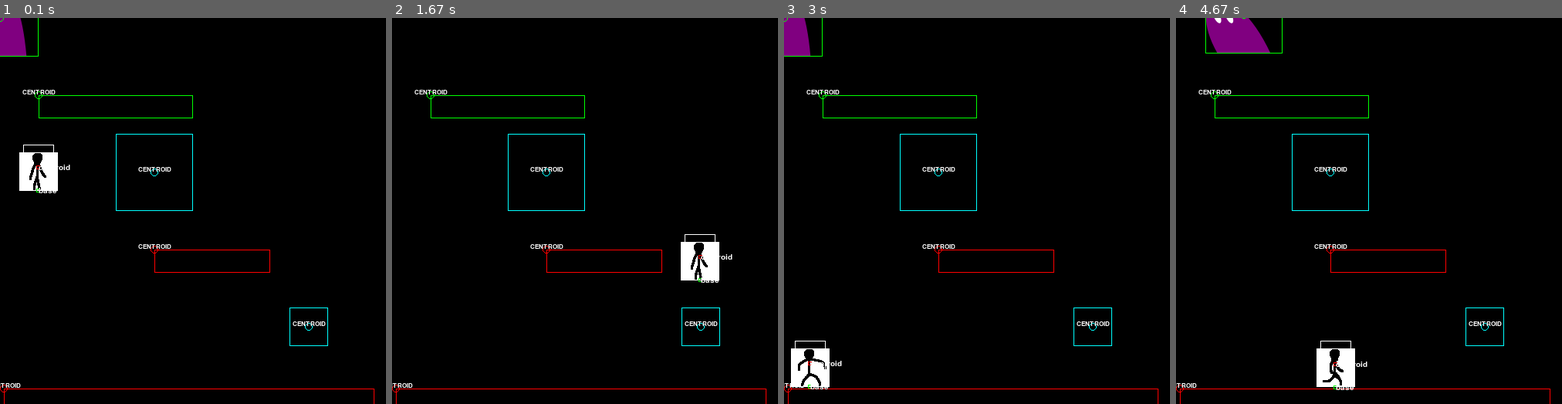
Above: before the commit, frames 1-4 (left to right).
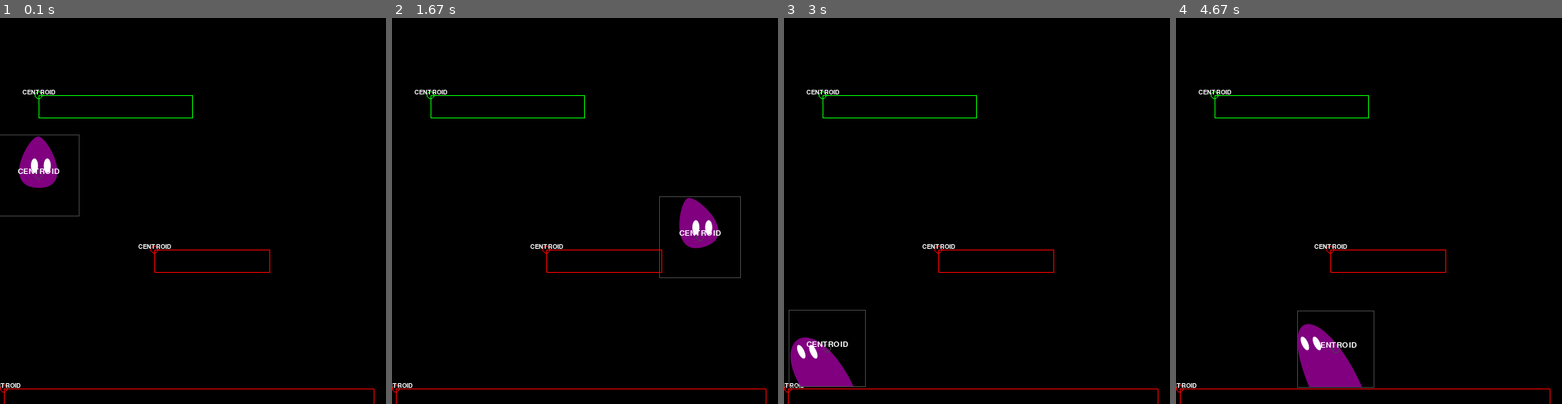
Above: after the commit, the same moments.

Repository: binnev/pygame_sandbox
Game: pygame game, started from platformer/__main__.py
The game is run twice, just before and just after one commit, with the same random seed, the same clock (stepped at 60 frames per second) and the same inputs.
Inputs:
- Up to frame 1 (0.1 s): no input
- Up to frame 2 (1.67 s): hold Right 0.33-0.8 s; hold Up 0.83-1.13 s; hold Right 1.17-1.63 s
- Up to frame 3 (3 s): hold Left 1.67-2.2 s; hold Down 2.23-2.53 s; hold Left 2.57-2.97 s
- Up to frame 4 (4.67 s): hold Up 3-3.37 s; hold Right 3.4-4.03 s; hold Down 4.07-4.43 s; hold Left from 4.47 s (still down)

The runs differ from the first frame. In frame 1, 2.4% of the frame differs, in the area x 0-85%, y 0-85%; in frame 2, 2.4%; in frame 3, 2.8%; in frame 4, 3.8%, in the area x 7-85%, y 0-97%.

Commit message:
Implemented more sprites on Character class with support for up/down air motion, and left/right motion.

Diff:
--- a/platformer/__main__.py
+++ b/platformer/__main__.py
@@ -25,6 +25,9 @@
             self.platforms.add(*objects)
         if type == "character":
             self.characters.add(*objects)
+            # give the character object a reference to this level
+            for character in objects:
+                character.level = self
         if type == "projectile":
             self.projectiles.add(*objects)
 
@@ -36,13 +39,14 @@
                   Platform(5, 480, 480, 30, can_fall_through=False),
                   type="platform")
 # Character object
-level.add_objects(Character(x=50, y=200, width=40, height=60, level=level),
+level.add_objects(Character(50, 200, 40, 60),
                   type="character")
-# Entity objects
-level.add_objects(Entity(400, 400, 50, 50, color=(0, 255, 255)),
-                  Entity(200, 200, 100, 100, color=(0, 255, 255)))
-# Blob object
-level.add_objects(Blob(0, 0, 40, 60, color=(0, 255, 0)), type="character")
+# # Entity objects
+# level.add_objects(Entity(400, 400, 50, 50, color=(0, 255, 255)),
+#                   Entity(200, 200, 100, 100, color=(0, 255, 255)))
+# # Blob object
+# level.add_objects(Blob(0, 0, 40, 60, color=(0, 255, 0)), type="character")
+
 clock = pygame.time.Clock()
 
 run = True
--- a/platformer/objects.py
+++ b/platformer/objects.py
@@ -230,10 +230,6 @@
         else:  # no keys pressed
             self.sprite = self.sprites["stand"].get_frame(i)
 
-    def draw_sprite(self, surface):
-        if self.sprite:
-            surface.blit(self.sprite, self.rect)
-
 
 class Platform(Entity):
 
@@ -254,7 +250,7 @@
         pass
 
 
-class Character(pygame.sprite.Sprite):
+class Character(Entity):
     # class properties (constants)
     width = 40
     height = 60
@@ -271,47 +267,39 @@
     _friction = 0.1
     air_resistance = 0.05
     ticks_per_frame = 5
+    # ======================= sprite animations =======================
+    # yapf:disable
+    sprite_folder = Path("sprites/stick_figure/")
     sprites = {
-        states.STAND:
-            SpriteAnimation(["sprites/stand.png"]),
-        states.SQUAT:
-            SpriteAnimation(["sprites/squat.png"]),
-        states.JUMPSQUAT:
-            SpriteAnimation(["sprites/squat.png"]),
-        states.FALL:
-            SpriteAnimation(["sprites/jump.png"]),
-        states.RUN:
-            SpriteAnimation([
-                "sprites/walk_right_1.png",
-                "sprites/walk_right_2.png",
-            ]),
+        "stand": SpriteAnimation([sprite_folder / "stand.png"]),
+        "squat": SpriteAnimation([sprite_folder / "squat.png"]),
+        "fall": SpriteAnimation([sprite_folder / "fall_neutral.png"]),
+        "fall_right": SpriteAnimation([sprite_folder / "fall_right.png"]),
+        "fall_left": SpriteAnimation([sprite_folder / "fall_right.png"],
+                                     flip_horizontal=True),
+        "jump": SpriteAnimation([sprite_folder / "jump_neutral.png"]),
+        "jump_right": SpriteAnimation([sprite_folder / "jump_right.png"]),
+        "jump_left": SpriteAnimation([sprite_folder / "jump_right.png"],
+                                     flip_horizontal=True),
+        "run_right": SpriteAnimation([sprite_folder / "run_right1.png",
+                                      sprite_folder / "run_right2.png",
+                                      sprite_folder / "run_right3.png",
+                                      sprite_folder / "run_right4.png",]),
+        "run_left": SpriteAnimation([sprite_folder / "run_right1.png",
+                                     sprite_folder / "run_right2.png",
+                                     sprite_folder / "run_right3.png",
+                                     sprite_folder / "run_right4.png",],
+                                    flip_horizontal=True),
     }
-
-    # these are really instance variables...
-    state = None
-    fastfall = None
-    frames_elapsed = None
-    jumpsquat_frames_elapsed = None
-    aerial_jumps_used = 0
-
-    def __init__(
-        self,
-        x,
-        y,
-        height,
-        width,
-        level,
-        groups=[],
-        u=None,
-        v=None,
-    ):
-        self.level = level
-        self.x = x
-        self.y = y
-        self.u = u if u else 0
-        self.v = v if v else 0
-        self._height = height
-        self._width = width
+    # yapf:enable
+
+    def __init__(self, x, y, height, width, groups=[]):
+
+        super().__init__(x, y, width, height, color=None, groups=groups)
+
+        self.level = None
+        self.u = 0
+        self.v = 0
         self.state = states.FALL
         self.fastfall = False
         self.state_lookup = {
@@ -321,27 +309,19 @@
             states.RUN: self.state_run,
             states.SQUAT: self.state_squat,
         }
+        self.aerial_jumps_used = 0
         self.frames_elapsed = 0
+        self.jumpsquat_frames_elapsed = 0  # todo: remove this parameter. Use frames_elapsed
         self.font = pygame.font.Font("freesansbold.ttf", 10)
-        # Create an image of the block, and fill it with a color.
-        # This could also be an image loaded from the disk.
-        self.image = pygame.Surface([width, height])
-        self.image.fill(self.color)
-
-        # Fetch the rectangle object that has the dimensions of the image
-        # Update the position of this object by setting the values of rect.x and rect.y
-        self.rect = self.image.get_rect()
-
-        super().__init__(*groups)
-
-    @property
-    def color(self):
-        # if not actionable
-        if self.state in [states.JUMPSQUAT, states.SQUAT]:
-            _color = (255, 0, 0)
-        else:
-            _color = (255, 255, 255)
-        return _color
+
+    @property
+    def rect(self):
+        """Automatically makes a rect the size of the current sprite"""
+        width = self.sprite.get_rect().width if self.sprite else self.width
+        height = self.sprite.get_rect().height if self.sprite else self.height
+        self._rect = pygame.Rect(0, 0, width, height)
+        self.update_rect_position()
+        return self._rect
 
     @property
     def friction(self):
@@ -356,17 +336,6 @@
             return self._fall_speed * self.fastfall_multiplier
         else:
             return self._fall_speed
-
-    @property
-    def width(self):
-        return self._width
-
-    @property
-    def height(self):
-        """this is clumsy. Have the jumpsquat state edit the property"""
-        if self.state in (states.JUMPSQUAT, states.SQUAT):
-            return self._height * 0.8
-        return self._height
 
     def update(self, keys):
         # todo: implement a state watcher that automatically resets frames_elapsed to zero
@@ -375,10 +344,11 @@
         self.handle_state()  # respond to keypresses first
         self.handle_physics()
         self.enforce_screen_limits()
+        self.update_rect_position()
         self.debug_print()
-        # self.draw(window)
 
     def handle_state(self):
+        """Each state has a corresponding function that handles keypresses and events"""
         func = self.state_lookup[self.state]
         func()
 
@@ -423,46 +393,47 @@
             f"frames_elapsed = {self.frames_elapsed}",
         )
 
-    def draw(self, window, debug=False):
-        # sprite
-        sprite = self.sprites.get(self.state)
-        # todo: state functions could easily set self.sprite. Then we could have state_run
-        #  handle both the left and right running sprites, for example.
-        if sprite:
-            frame = sprite.get_frame(self.frames_elapsed //
-                                     self.ticks_per_frame)
-            window.blit(frame, (self.x - frame.get_rect().width / 2,
-                                self.y - frame.get_rect().height))
-        # bounding box
-        pygame.draw.rect(window, self.color, (
-            self.x - self.width / 2,
-            self.y - self.height,
-            self.width,
-            self.height,
-        ), 1)
-        # centroid
-        centroid_width = 5
-        pygame.draw.rect(window, (255, 0, 0), (
-            self.centroid.x - centroid_width / 2,
-            self.centroid.y - centroid_width / 2,
-            centroid_width,
-            centroid_width,
-        ), 1)
-        text = self.font.render("centroid", True, (255, 255, 255), None)
-        textRect = text.get_rect()
-        textRect.midleft = self.centroid
-        window.blit(text, textRect)
-        # base
-        pygame.draw.rect(window, (0, 255, 0), (
-            self.base.x - centroid_width / 2,
-            self.base.y - centroid_width / 2,
-            centroid_width,
-            centroid_width,
-        ), 1)
-        text = self.font.render("base", True, (255, 255, 255), None)
-        textRect = text.get_rect()
-        textRect.midleft = self.base
-        window.blit(text, textRect)
+    # todo: this should just use the parent class draw method.
+    # def draw(self, window, debug=False):
+    #     # sprite
+    #     sprite = self.sprites.get(self.state)
+    #     # todo: state functions could easily set self.sprite. Then we could have state_run
+    #     #  handle both the left and right running sprites, for example.
+    #     if sprite:
+    #         frame = sprite.get_frame(self.frames_elapsed //
+    #                                  self.ticks_per_frame)
+    #         window.blit(frame, (self.x - frame.get_rect().width / 2,
+    #                             self.y - frame.get_rect().height))
+    #     # bounding box
+    #     pygame.draw.rect(window, self.color, (
+    #         self.x - self.width / 2,
+    #         self.y - self.height,
+    #         self.width,
+    #         self.height,
+    #     ), 1)
+    #     # centroid
+    #     centroid_width = 5
+    #     pygame.draw.rect(window, (255, 0, 0), (
+    #         self.centroid.x - centroid_width / 2,
+    #         self.centroid.y - centroid_width / 2,
+    #         centroid_width,
+    #         centroid_width,
+    #     ), 1)
+    #     text = self.font.render("centroid", True, (255, 255, 255), None)
+    #     textRect = text.get_rect()
+    #     textRect.midleft = self.centroid
+    #     window.blit(text, textRect)
+    #     # base
+    #     pygame.draw.rect(window, (0, 255, 0), (
+    #         self.base.x - centroid_width / 2,
+    #         self.base.y - centroid_width / 2,
+    #         centroid_width,
+    #         centroid_width,
+    #     ), 1)
+    #     text = self.font.render("base", True, (255, 255, 255), None)
+    #     textRect = text.get_rect()
+    #     textRect.midleft = self.base
+    #     window.blit(text, textRect)
 
     @property
     def centroid(self):
@@ -471,11 +442,13 @@
 
     @property
     def base(self):
-        return Point(self.x, self.y)
+        # return Point(self.x, self.y)
+        return Point(*self.rect.midbottom)
 
     @property
     def airborne(self):
         # todo: optimise this logic
+        # todo: replace this with pygame built in rect collisions
         # todo: add in clause to only land on platforms when moving downwards
         # todo: prevent clipping through solid platforms. Should go somewhere else really.
         for platform in self.level.platforms:
@@ -497,6 +470,7 @@
     # ========================= state functions ================================
 
     def state_stand(self):
+        self.sprite = self.sprites["stand"].get_frame(self.frames_elapsed)
         if self.keys[Keys.JUMP]:  # enter jumpsquat
             self.enter_jumpsquat()
         if self.keys[Keys.DOWN]:  # enter squat
@@ -512,6 +486,7 @@
         self.jumpsquat_frames_elapsed = 0
 
     def state_jumpsquat(self):
+        self.sprite = self.sprites["squat"].get_frame(self.frames_elapsed)
         self.jumpsquat_frames_elapsed += 1
         # if end of jumpsquat reached, begin jump
         if self.jumpsquat_frames_elapsed == self.jumpsquat_frames:
@@ -526,6 +501,25 @@
         self.frames_elapsed = 0
 
     def state_fall(self):
+        # sprite selection
+        f = self.frames_elapsed
+        limit = 2
+        if self.v > 0:
+            if abs(self.u) < limit:  # fixme: don't hard-code this
+                self.sprite = self.sprites["fall"].get_frame(f)
+            elif self.u > 0:
+                self.sprite = self.sprites["fall_right"].get_frame(f)
+            else:
+                self.sprite = self.sprites["fall_left"].get_frame(f)
+        else:
+            if abs(self.u) < limit:
+                self.sprite = self.sprites["jump"].get_frame(f)
+            elif self.u > 0:
+                self.sprite = self.sprites["jump_right"].get_frame(f)
+            else:
+                self.sprite = self.sprites["jump_left"].get_frame(f)
+
+
         # update vertical position
         # if moving downwards faster than fall speed
         if self.v > 0 and abs(self.v) > self.fall_speed:
@@ -560,6 +554,7 @@
         self.frames_elapsed += 1
 
     def state_squat(self):
+        self.sprite = self.sprites["squat"].get_frame(self.frames_elapsed)
         if self.keys[Keys.JUMP]:
             self.enter_jumpsquat()
         # if squat key released, exit squat state
@@ -567,6 +562,12 @@
             self.state = states.STAND
 
     def state_run(self):
+        # sprite selection
+        if self.u > 0:
+            self.sprite = self.sprites["run_right"].get_frame(self.frames_elapsed)
+        else:
+            self.sprite = self.sprites["run_left"].get_frame(self.frames_elapsed)
+
         if not self.keys[Keys.LEFT] and not self.keys[Keys.RIGHT]:
             self.state = states.STAND
         if self.keys[Keys.LEFT]:
